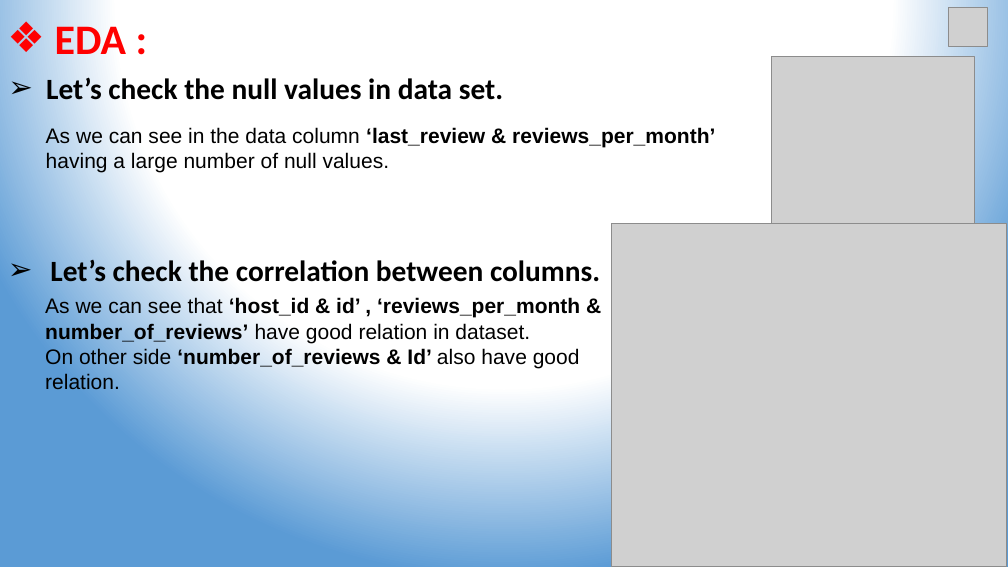
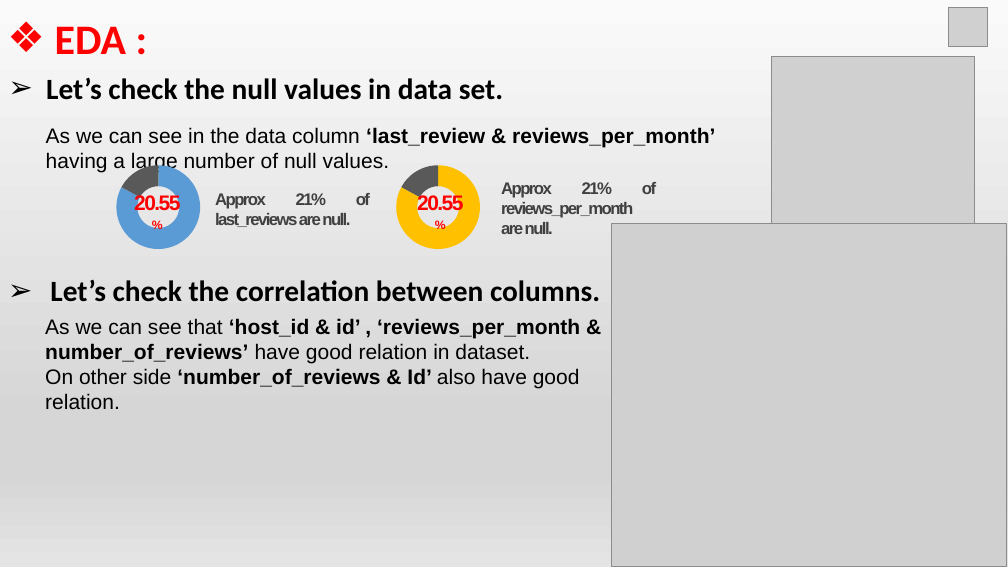
Before and after one commit to bhavikk001/airbnb-eda, a slide deck: slide 15 of Project Presentation.pptx. Drawn at 1008x567 pixels with LibreOffice and Linux fonts; fonts in the diff are those of the drawing; grey boxes stand for pictures. Boxes give left, top, right and bottom in pixels: in the first picture for what was removed or moved away, otherwise in the second. Text is boxed around its words. In the diff, an @@ line names an element or a change of style, - is before the commit and + after.

```diff
--- a/Project Presentation.pptx
+++ b/Project Presentation.pptx
@@ background gradient #FFFFFF to #5B9BD5 to gradient #FAFAFA to #D7D7D7 to #E4E4E4 @@
@@ group added at (106, 147, 656, 268): 4 texts, 2 doughnut charts @@
+categories: 1, 2
+Series 1: 83, 17
+Approx 21% of last_reviews are null.
+categories: 1, 2
+Series 1: 83, 17
+Approx 21% of reviews_per_month are null.
+20.55%
+20.55%
@@ text "Let’s check the correlation between ..." rewrapped from (50, 256, 600, 282) to (50, 280, 600, 302) @@
@@ text "As we can see that ...": place and size @@
-text "As we can see that ..." at (45, 297, 580, 368)
+text "As we can see that ..." at (45, 318, 580, 389)
```
Also in this commit, not shown: 26 other slides changed, 1 slide added.
